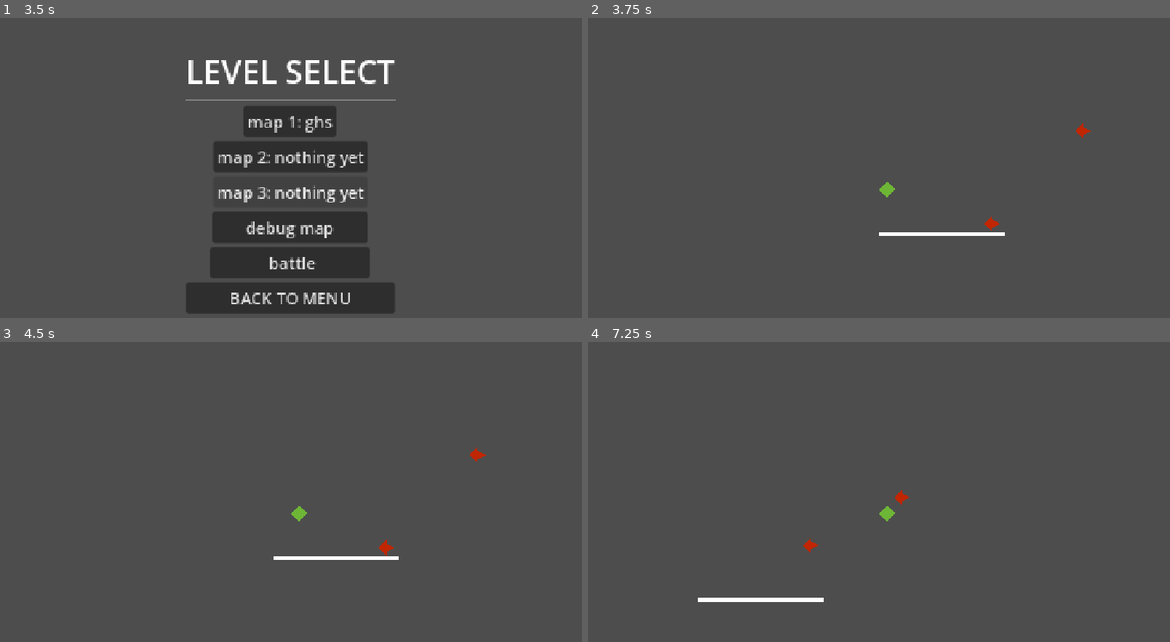
Above: before the commit, frames 1-4 (two rows, left to right).
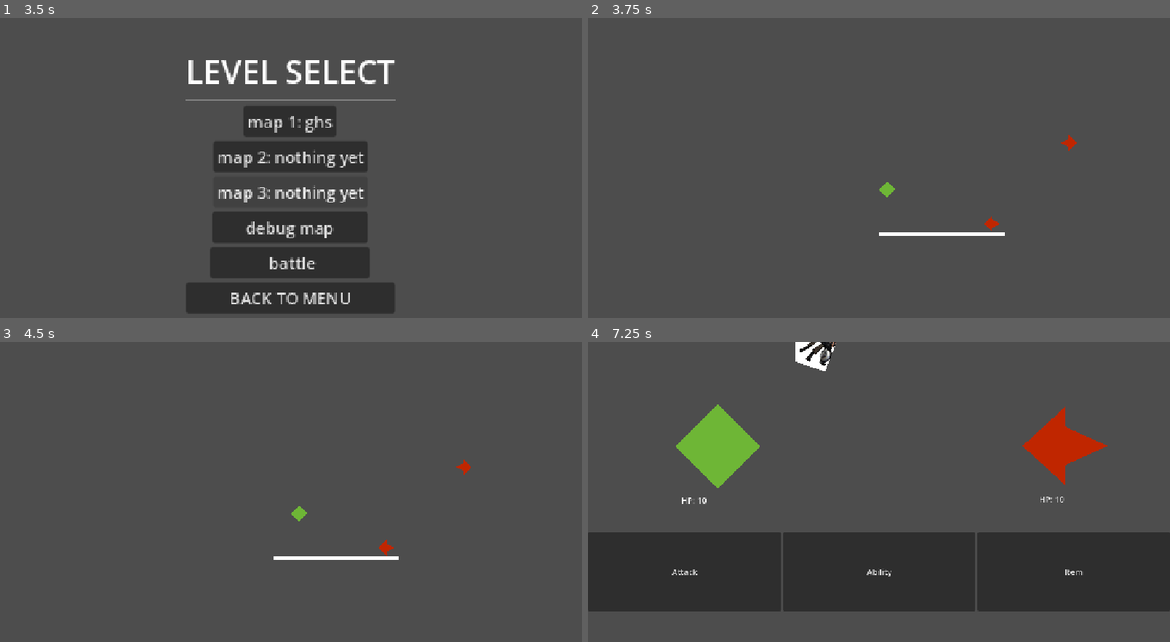
Above: after the commit, the same moments.

Repository: losanders6891/godotStuff
Game: Godot game, scene res://scenes/MainMenu.tscn
Two runs of this game, one before a commit and one after it. Both use one fixed random seed, a clock stepped at 60 frames per second and the inputs below. The engine's default icon, where the game draws it, is replaced by a stand-in: a white triangle on a blue panel in a dark square.
Inputs:
- Up to frame 1 (3.5 s): click "LEVEL SELECT" at 0.5 s; click "map 1: ghs" at 1.25 s; click "map 2: nothing yet" at 2 s; click "map 3: nothing yet" at 2.75 s
- Up to frame 2 (3.75 s): click "debug map" at 3.5 s
- Up to frame 3 (4.5 s): tap Enter at 4.25 s; hold D (right) from 4.28 s (still down)
- Up to frame 4 (7.25 s): release D (right) at 5.03 s; hold S (backward) 5.03-5.78 s; hold D (right) 5.78-6.53 s; hold W (forward) from 6.53 s (still down)

Frame 1 is identical in both runs. In frame 2, 0.1% of the frame differs, in the area x 81-87%, y 35-45%; in frame 3, 0.1%; in frame 4, 30%, in the area x 0-100%, y 0-90%.

Commit message:
Started to work on pathway movement for other other enemy but it hard

Diff:
--- a/worse-hell/scenes/enemies/test_enemy.tscn
+++ b/worse-hell/scenes/enemies/test_enemy.tscn
@@ -1,6 +1,6 @@
 [gd_scene format=3 uid="uid://x84ky6xdh74v"]
 
-[ext_resource type="Script" uid="uid://bs2jr1cnld6rl" path="res://scripts/enemy_scripts/true_enemy.gd" id="1_pnhpx"]
+[ext_resource type="Script" uid="uid://bs2jr1cnld6rl" path="res://scripts/enemy_scripts/true_enemy_T1.gd" id="1_pnhpx"]
 [ext_resource type="Script" uid="uid://bchj2xufn17lo" path="res://scripts/enemy_scripts/sight.gd" id="2_kmxma"]
 
 [sub_resource type="RectangleShape2D" id="RectangleShape2D_q7die"]
--- a/worse-hell/scenes/levels/testLevel.tscn
+++ b/worse-hell/scenes/levels/testLevel.tscn
@@ -2461,6 +2461,12 @@
 sources/2 = SubResource("TileSetAtlasSource_7r5sg")
 sources/3 = SubResource("TileSetAtlasSource_m5hap")
 
+[sub_resource type="Curve2D" id="Curve2D_nyx1m"]
+_data = {
+"points": PackedVector2Array(0, 0, 0, 0, 142, -48, 0, 0, 0, 0, 51, -48)
+}
+point_count = 2
+
 [node name="level_1" type="Node2D" unique_id=1222247484]
 
 [node name="StaticBody2D" type="StaticBody2D" parent="." unique_id=1599992955]
@@ -2481,18 +2487,18 @@
 camera_zoom_x = 4.0
 movespeed = 58
 
-[node name="true_enemy" parent="." unique_id=442742012 instance=ExtResource("2_ekkjd")]
+[node name="true_enemyT1" parent="." unique_id=442742012 instance=ExtResource("2_ekkjd")]
 position = Vector2(52, 18)
 scale = Vector2(2, 2)
 battle_Scene = ExtResource("3_6l2lt")
 
-[node name="detect_area" type="Area2D" parent="true_enemy" unique_id=606291385]
-
-[node name="detection_zone" type="CollisionShape2D" parent="true_enemy/detect_area" unique_id=491052601]
+[node name="detect_area" type="Area2D" parent="true_enemyT1" unique_id=606291385]
+
+[node name="detection_zone" type="CollisionShape2D" parent="true_enemyT1/detect_area" unique_id=491052601]
 position = Vector2(2, 2)
 shape = SubResource("CircleShape2D_0i1x4")
 
-[node name="inner_body" type="CollisionShape2D" parent="true_enemy" unique_id=204410349]
+[node name="inner_body_T1" type="CollisionShape2D" parent="true_enemyT1" unique_id=204410349]
 position = Vector2(2, 2)
 shape = SubResource("CircleShape2D_au18s")
 
@@ -2500,11 +2506,31 @@
 tile_map_data = PackedByteArray("AACo//r/AwAAAAAAAACo//v/AwAAAAEAAACo//z/AwAAAAIAAACo//3/AwAAAAMAAACo//7/AwAAAAQAAACo// …(49840 unchanged characters)…
 tile_set = SubResource("TileSet_kpaqk")
 
-[node name="true_enemy2TRY" parent="." unique_id=210889352 instance=ExtResource("2_ekkjd")]
-position = Vector2(97, -28)
+[node name="first_Path_T1" type="Path2D" parent="." unique_id=721608423]
+curve = SubResource("Curve2D_nyx1m")
+
+[node name="first_PathFollow_T1" type="PathFollow2D" parent="first_Path_T1" unique_id=266854629]
+position = Vector2(142, -48)
+
+[node name="true_enemyT2" parent="." unique_id=298511648 instance=ExtResource("2_ekkjd")]
+position = Vector2(98, -14)
+rotation = 3.1415927
 scale = Vector2(2, 2)
 battle_Scene = ExtResource("3_6l2lt")
 
-[connection signal="body_entered" from="true_enemy/detect_area" to="player" method="_on_detect_area_body_entered"]
-[connection signal="body_entered" from="true_enemy/detect_area" to="true_enemy" method="_on_detect_area_body_entered"]
-[connection signal="body_exited" from="true_enemy/detect_area" to="true_enemy" method="_on_detect_area_body_exited"]
+[node name="detect_area" type="Area2D" parent="true_enemyT2" unique_id=340268476]
+
+[node name="detection_zone" type="CollisionShape2D" parent="true_enemyT2/detect_area" unique_id=1568957808]
+position = Vector2(2, 1.9999962)
+shape = SubResource("CircleShape2D_0i1x4")
+
+[node name="inner_body_T1" type="CollisionShape2D" parent="true_enemyT2" unique_id=1651326784]
+position = Vector2(2, 1.9999962)
+shape = SubResource("CircleShape2D_au18s")
+
+[connection signal="body_entered" from="true_enemyT1/detect_area" to="player" method="_on_detect_area_body_entered"]
+[connection signal="body_entered" from="true_enemyT1/detect_area" to="true_enemyT1" method="_on_detect_area_body_entered"]
+[connection signal="body_exited" from="true_enemyT1/detect_area" to="true_enemyT1" method="_on_detect_area_body_exited"]
+[connection signal="body_entered" from="true_enemyT2/detect_area" to="player" method="_on_detect_area_body_entered"]
+[connection signal="body_entered" from="true_enemyT2/detect_area" to="true_enemyT2" method="_on_detect_area_body_entered"]
+[connection signal="body_exited" from="true_enemyT2/detect_area" to="true_enemyT2" method="_on_detect_area_body_exited"]
--- a/worse-hell/scripts/enemy_scripts/true_enemy.gd
+++ b/worse-hell/scripts/enemy_scripts/true_enemy_T1.gd
@@ -4,13 +4,15 @@
 @export var health:int = 10
 @export var damage:int = 1
 var speed:int = 35
+var direction:int = 1
 var seePlayer:bool = false
 var player = null
 
+#@export var pathIsHereT1
+@onready var pathFollowT1
+
 ##if you can't figure out what this is asking for, then just ask me.
 @export var battle_Scene:PackedScene
-
-
 
 
 func _physics_process(delta: float) -> void:
Renamed: worse-hell/scripts/enemy_scripts/true_enemy.gd.uid -> worse-hell/scripts/enemy_scripts/true_enemy_T1.gd.uid
